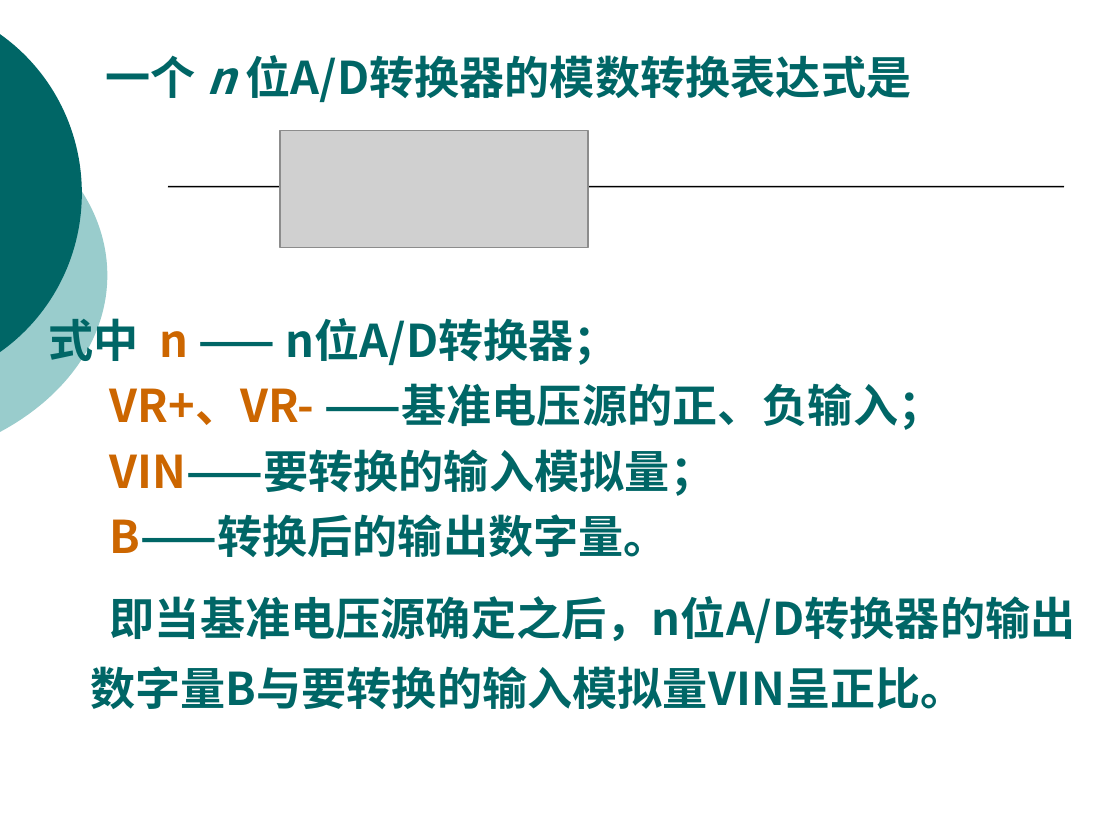
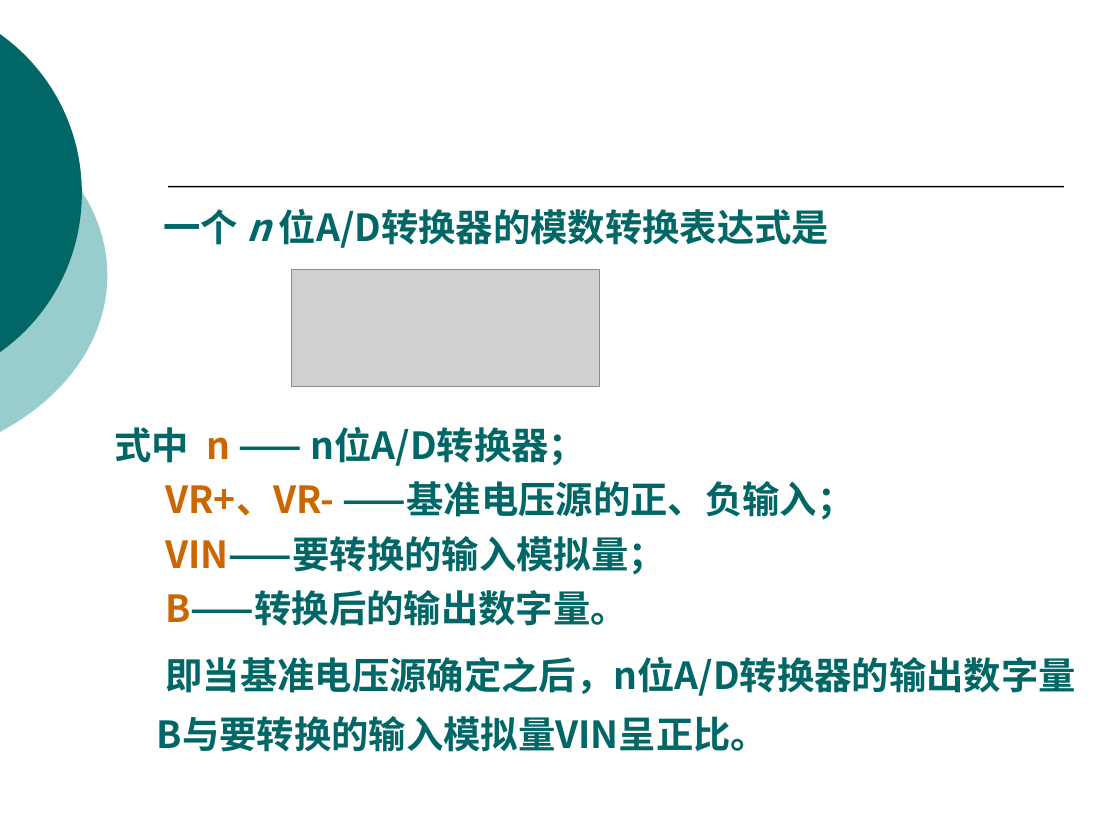
Before and after one commit to origin2007/computer_system, a slide deck: slide 43 of 02模拟输入.ppt (slide 44 before the commit). Drawn at 1120x840 pixels with LibreOffice and Linux fonts; fonts in the diff are those of the drawing; grey boxes stand for pictures. Boxes give left, top, right and bottom in pixels: in the first picture for what was removed or moved away, otherwise in the second. Text is boxed around its words. In the diff, an @@ line names an element or a change of style, - is before the commit and + after.

```diff
--- a/02模拟输入.ppt
+++ b/02模拟输入.ppt
@@ text "一个 n 位A/D转换器的模数转换表达式是": place and size @@
-text "一个 n 位A/D转换器的模数转换表达式是" at (48,55,1076,709)
+text "一个 n 位A/D转换器的模数转换表达式是" at (115,209,1075,752)
@@ text "一个 n 位A/D转换器的模数转换表达式是" at (115,209,1075,752): size 29 to 24 pt; less space between paragraphs @@
@@ picture: place and size @@
-picture at (280,131,588,248)
+picture at (291,270,599,386)
```
Also in this commit, not shown: 51 other slides changed, 4 slides added, 9 slides removed, 1 other file.
